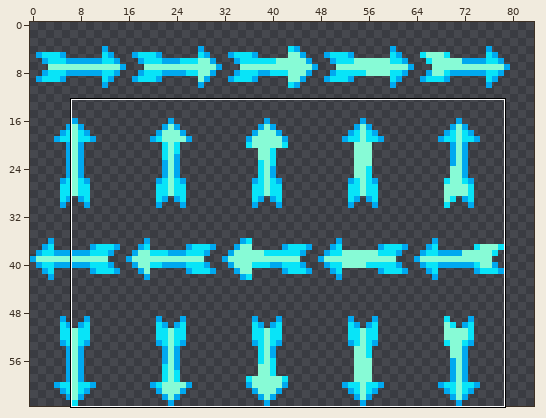
Edited in one commit: sprite sheet (data/sprites/entities/arrow_warp.png). Above, an overview of the earlier version with the close-up marked.
Close-up. Before the edit:
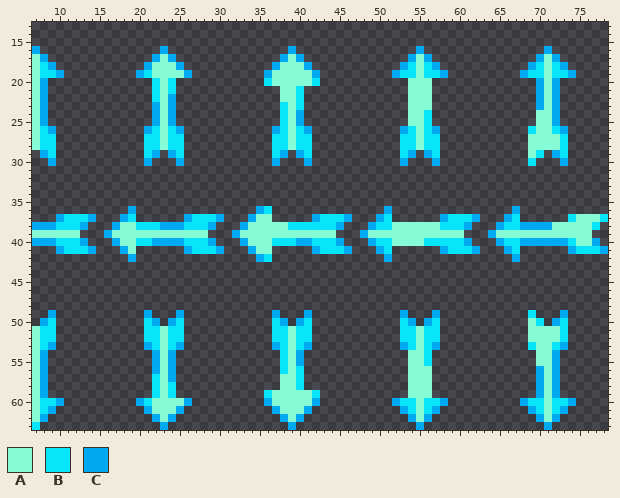
The file is 144x64 pixels. Shown: x 7..78, y 13..63. The wide view leaves out empty margins.
Palette (. is transparent): A #87fbd6  B #08e4f8  C #00a9f0
Pixels before (only the part around the change), first column x 7:
13 ........................................................................
14 ........................................................................
15 ........................................................................
16 C...............C...............C...............C...............C.......
17 AC.............CAC.............CAC.............CAC.............CAC......
18 ABC...........CAAAC...........CAAAC...........CBABC...........CBABC.....
19 ABBC.........CBAAAAC.........CAAAAAC.........CBBABBC.........CBBABBC....
20 AC.............BAB...........BAAAAAB...........AAA.............CAC......
21 AC.............BAB.............AAB.............AAA.............CAC......
22 AC.............BAC.............AAB.............AAA.............CAC......
23 AC.............CAC.............BAB.............AAA.............CAC......
24 AC.............CAC.............BAC.............AAB.............AAC......
25 AC.............CAC.............BAC.............AAB.............AAC......
26 ABC...........CBABC...........CBABC...........CBABC...........BAABC.....
27 ABB...........BBABB...........BBABB...........BBABB...........AAAAB.....
28 ABB...........BBABB...........BBABB...........BBABB...........AAAAB.....
29 .CB...........BC.CB...........BC.CB...........BC.CB...........AB.CB.....
30 ..C...........C...C...........C...C...........C...C...........B...C.....
31 ........................................................................
32 ........................................................................
33 ........................................................................
34 ........................................................................
35 ........................................................................
36 ............C...............CB..............C...............C...........
37 ...CBBBC...CB......CBBBC...CAA.....CBBBC...CB......CBBBC...CB......BAAAB
38 CCCBBBC...CAABBBCCCBBBC...CAAAAABBBBBBC...CBBAAAAAABBBC...CBBCCCCAAAAAB.
39 AAAAAA...CAAAAAAAAAAAA...CAAAAAAAAAAAA...CAAAAAAAAAAAA...CAAAAAAAAAAAA..
40 CCCBBBC...CAABBCCCCBBBC...CAAABBBCCBBBC...CBBAAAABBBBBC...CBBCCCCCCBAAC.
41 ...CBBBC...CA......CBBBC...CAA.....CBBBC...CB......CBBBC...CB......CBBBC
42 ............C...............CB..............C...............C...........
43 ........................................................................
44 ........................................................................
45 ........................................................................
46 ........................................................................
47 ........................................................................
48 ........................................................................
49 ..C...........C...C...........C...C...........C...C...........B...C.....
50 .CB...........BC.CB...........BC.CB...........BC.CB...........AB.CB.....
51 ABB...........BBABB...........BBABB...........BBABB...........AAAAB.....
52 ABB...........BBABB...........BBABB...........BBABB...........AAAAB.....
53 ABC...........CBABC...........CBABC...........CBABC...........BAABC.....
54 AC.............CAC.............BAC.............AAB.............AAC......
55 AC.............CAC.............BAC.............AAB.............AAC......
56 AC.............CAC.............BAB.............AAA.............CAC......
57 AC.............BAC.............AAB.............AAA.............CAC......
58 AC.............BAB.............AAB.............AAA.............CAC......
59 AC.............BAB...........BAAAAAB...........AAA.............CAC......
60 ABBC.........CBAAAAC.........CAAAAAC.........CBBABBC.........CBBABBC....
61 ABC...........CAAAC...........CAAAC...........CBABC...........CBABC.....
62 AC.............CAC.............CAC.............CAC.............CAC......
63 B...............C...............C...............C...............C.......
The same view after the edit:
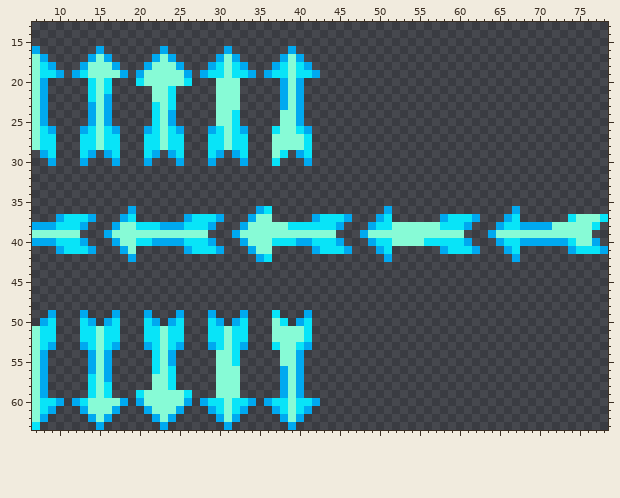
Edits made:
Changed rows in their new state; - is an unchanged pixel.
first column x 12:
16 ---C---------------C-----------------------.---------------.---
17 --CAC-------------CAC---------------------...-------------...--
18 -CAAAC-----------CBABC----B-B------------.....-----------.....-
19 CBAAAAC--A------CBBABBC--BB-BB----------.......---------.......
20 --BAB---BAA-AAB---AAA---..C-C..-----------...-------------...--
21 --BAB-----A-------AAA-----C-C-------------...-------------...--
22 --BAC-----A-B-----AAA-----C-C-------------...-------------...--
23 --CAC-----B-B-----AAA-----C-C-------------...-------------...--
24 --CAC-----B-------AAB-----A---------------...-------------...--
25 --CAC-----B-------AAB-----A---------------...-------------...--
26 -CBABC-----------CBABC---BA--------------.....-----------.....-
27 -BBABB-----------BBABB---AA-A------------.....-----------.....-
28 -BBABB-----------BBABB---AA-A------------.....-----------.....-
29 -BC-CB-----------BC-CB---AB--------------..-..-----------..-..-
30 -C---C-----------C---C---B---------------.---.-----------.---.-
first column x 12:
49 -C---C-----------C---C---B---------------.---.-----------.---.-
50 -BC-CB-----------BC-CB---AB--------------..-..-----------..-..-
51 -BBABB-----------BBABB---AA-A------------.....-----------.....-
52 -BBABB-----------BBABB---AA-A------------.....-----------.....-
53 -CBABC-----------CBABC---BA--------------.....-----------.....-
54 --CAC-----B-------AAB-----A---------------...-------------...--
55 --CAC-----B-------AAB-----A---------------...-------------...--
56 --CAC-----B-B-----AAA-----C-C-------------...-------------...--
57 --BAC-----A-B-----AAA-----C-C-------------...-------------...--
58 --BAB-----A-------AAA-----C-C-------------...-------------...--
59 --BAB---BAA-AAB---AAA---..C-C..-----------...-------------...--
60 CBAAAAC--A------CBBABBC--BB-BB----------.......---------.......
61 -CAAAC-----------CBABC----B-B------------.....-----------.....-
62 --CAC-------------CAC---------------------...-------------...--
63 ---C---------------C-----------------------.---------------.---
